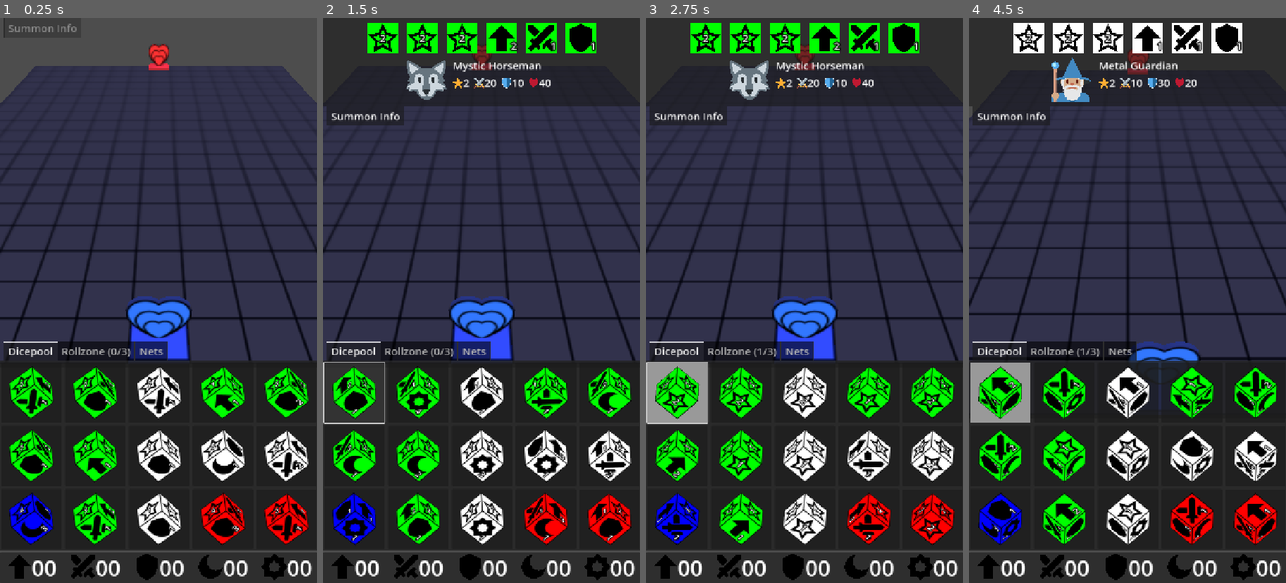
Above: before the commit, frames 1-4 (left to right).
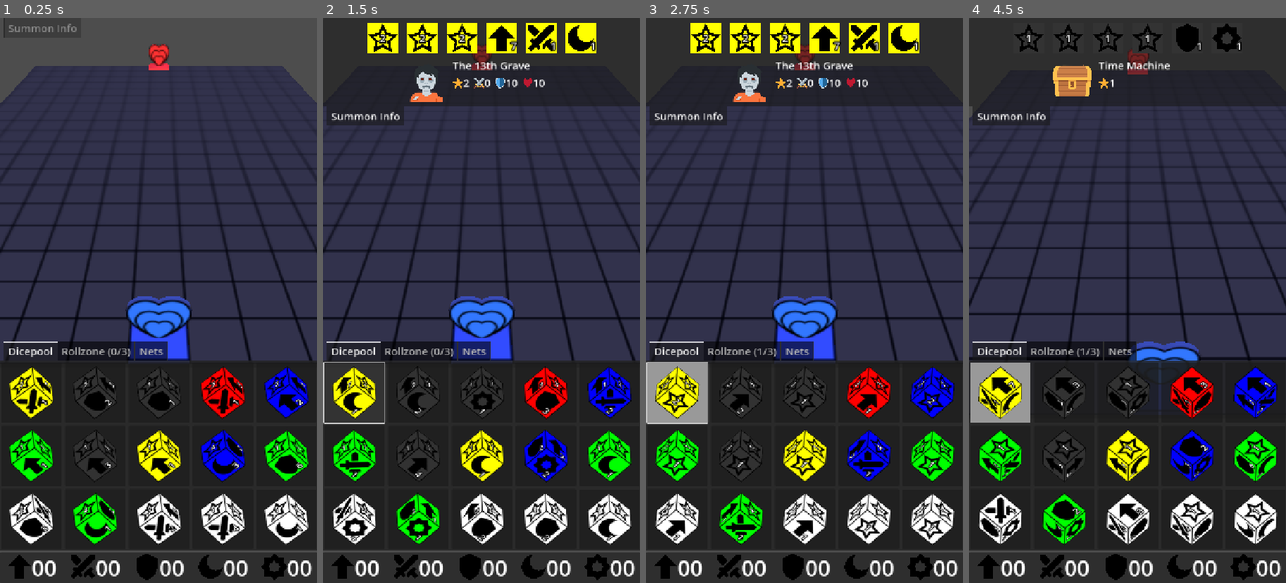
Above: after the commit, the same moments.

Repository: francocurotto/DDMre
Game: Godot game, scene res://scenes/duel.tscn
Two runs of this game, one before a commit and one after it. Both use one fixed random seed, a clock stepped at 60 frames per second and the inputs below.
Inputs (mouse positions are in pixels of both pictures, inside the frame that each line leads up to):
- Up to frame 1 (0.25 s): no input
- Up to frame 2 (1.5 s): click (354, 390) at 0.52 s; click (354, 390) at 1.27 s
- Up to frame 3 (2.75 s): click (677, 390) at 2.02 s
- Up to frame 4 (4.5 s): move the mouse to (1197, 272) at 2.77 s; click (1197, 272) at 2.92 s; drag from (1064, 328) to (1111, 413) at 3.52 s; click (1263, 136) at 4.25 s

The runs differ from the first frame. In frame 1, 8.9% of the frame differs, in the area x 2-98%, y 4-94%; in frame 2, 12%; in frame 3, 13%; in frame 4, 13%, in the area x 2-98%, y 0-94%.

Commit message:
start player switch

Diff:
--- a/source/globals/globals.gd
+++ b/source/globals/globals.gd
@@ -42,7 +42,6 @@
 
 #region public variables
 var dungeon
-var duel_camera
 #endregion
 
 #region public functions
--- a/source/scenes/duel.gd
+++ b/source/scenes/duel.gd
@@ -1,10 +1,17 @@
 extends Node3D
+
+#region private variables
+var player_guis = {}
+#endregion
 
 #region builtin functions
 func _ready() -> void:
-	$PlayerGUI.endturn_pressed.connect(on_endturn_pressed)
-	#$PlayerGUI1.endturn_pressed.connect(on_endturn_pressed)
-	#$PlayerGUI2.endturn_pressed.connect(on_endturn_pressed)
+	player_guis[1] = $PlayerGUI1
+	player_guis[2] = $PlayerGUI2
+	$PlayerGUI1.endturn_pressed.connect(on_endturn_pressed)
+	$PlayerGUI2.endturn_pressed.connect(on_endturn_pressed)
+	$PlayerGUI1.enable()
+	$PlayerGUI2.disable()
 #endregion
 
 #region signals callbacks
@@ -12,6 +19,6 @@
 	var new_player = player%2 + 1
 	print("player: " + str(player))
 	print("new player: " + str(new_player))
-	#PLAYER_GUIS[player].disable()
-	#PLAYER_GUIS[player].enable()
+	player_guis[player].disable()
+	player_guis[new_player].enable()
 #endregion
--- a/source/scenes/duel.tscn
+++ b/source/scenes/duel.tscn
@@ -9,4 +9,6 @@
 
 [node name="Dungeon" parent="." instance=ExtResource("2_j5jx5")]
 
-[node name="PlayerGUI" parent="." instance=ExtResource("3_iyx0m")]
+[node name="PlayerGUI1" parent="." instance=ExtResource("3_iyx0m")]
+
+[node name="PlayerGUI2" parent="." instance=ExtResource("3_iyx0m")]
--- a/source/scenes/player_gui/duel_camera/duel_camera.gd
+++ b/source/scenes/player_gui/duel_camera/duel_camera.gd
@@ -25,7 +25,6 @@
 
 #region builtin functions
 func _ready() -> void:
-	Globals.duel_camera = self
 	init_position = position
 #endregion
 
--- a/source/scenes/player_gui/dungeon_gui/dungeon_gui.gd
+++ b/source/scenes/player_gui/dungeon_gui/dungeon_gui.gd
@@ -8,6 +8,7 @@
 
 #region public variables
 var player_gui
+var duel_camera
 #endregion
 
 #region private variables
@@ -29,6 +30,14 @@
 	controls.dragging.connect(on_dragging)
 	controls.drag_released.connect(on_drag_released)
 	controls.pinching.connect(on_pinching)
+#endregion
+
+#region public functions
+func enable():
+	controls.disabled = false
+
+func disable():
+	controls.disabled = true
 #endregion
 
 #region signals callbacks
@@ -87,7 +96,7 @@
 
 func _on_camera_reset_pressed() -> void:
 	%CameraReset.visible = false
-	Globals.duel_camera.on_camera_reset_pressed()
+	duel_camera.on_camera_reset_pressed()
 	controls.disabled = false
 
 func _on_end_turn_pressed() -> void:
@@ -128,8 +137,8 @@
 	Globals.dungeon.move_dimdice(velocity, player, net, dimdice_position)
 
 func move_camera():
-	Globals.duel_camera.pan(controls.velocity)
+	duel_camera.pan(controls.velocity)
 
 func on_pinching(factor):
-	Globals.duel_camera.zoom(factor)
+	duel_camera.zoom(factor)
 #endregion
--- a/source/scenes/player_gui/dungeon_gui/dungeon_gui.tscn
+++ b/source/scenes/player_gui/dungeon_gui/dungeon_gui.tscn
@@ -17,6 +17,7 @@
 
 [node name="TouchControls" parent="." instance=ExtResource("2_dk4qo")]
 layout_mode = 1
+disabled = true
 
 [node name="MarginContainer" type="MarginContainer" parent="."]
 layout_mode = 1
--- a/source/scenes/player_gui/player_gui.gd
+++ b/source/scenes/player_gui/player_gui.gd
@@ -46,6 +46,7 @@
 func _ready() -> void:
 	# setup player_gui reference
 	$DungeonGUI.player_gui = self
+	$DungeonGUI.duel_camera = duel_camera
 	$DiceGUI.dicepool.player_gui = self
 	$DiceGUI.rollzone.player_gui = self
 	$DiceGUI.net_buttons.player_gui = self
@@ -68,6 +69,16 @@
 #endregion
 
 #region public functions
+func enable():
+	visible = true
+	duel_camera.current = true
+	$DungeonGUI.enable()
+
+func disable():
+	visible = false
+	duel_camera.current = false
+	$DungeonGUI.disable()
+
 func on_dimension_started():
 	$InfoGUI.on_dimension_started()
 	$DiceGUI.on_dimension_started()
